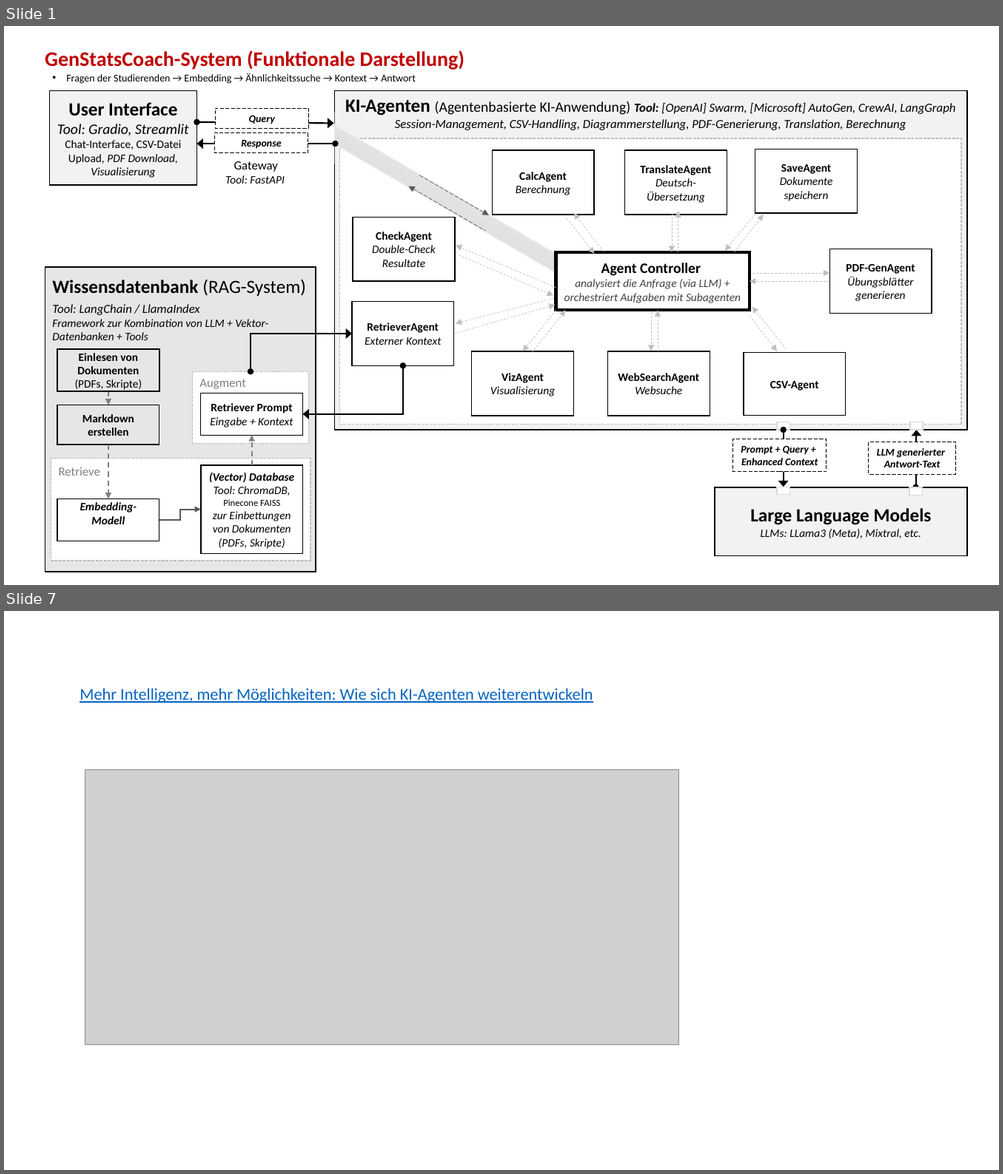
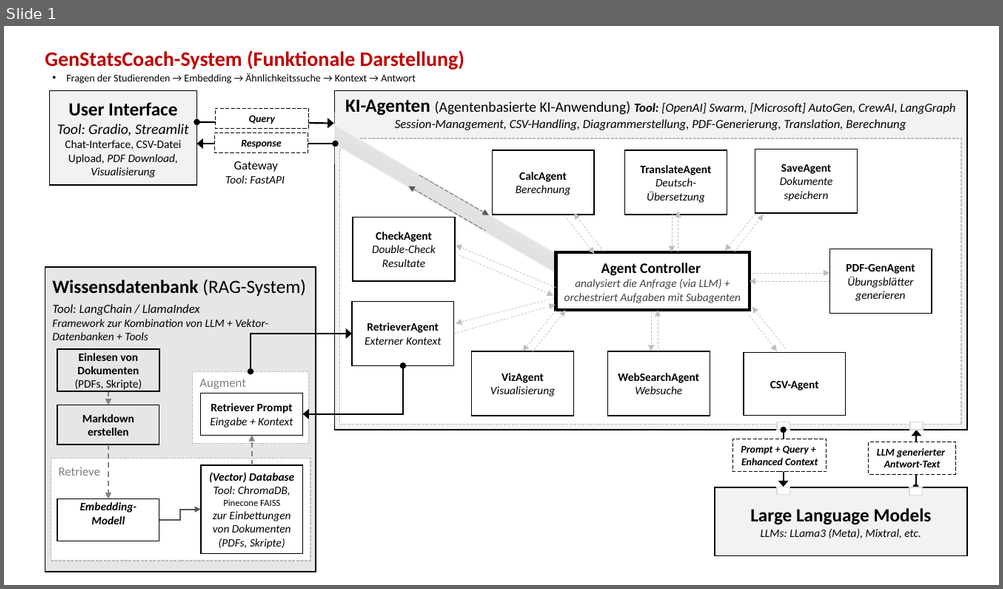
Before and after one commit to paedeweber/test, a slide deck: test.pptx. Shown one above the other, each under a label of ours: slides 1 and 7 before the commit, slide 1 after it; the slides between them are not shown. The pictures are 1003x1174 and 1003x589 pixels, drawn with LibreOffice and Linux fonts; fonts in the diff are those of the drawing; grey boxes stand for pictures. Boxes give left, top, right and bottom in pixels: in the first picture for what was removed or moved away, otherwise in the second. Text is boxed around its words. In the diff, an @@ line names an element or a change of style, - is before the commit and + after.

```diff
--- a/test.pptx
+++ b/test.pptx
@@ slide 7 removed at [4, 611, 999, 1170], background #FFFFFF @@
@@ title removed at [79, 688, 593, 703] @@
-Mehr Intelligenz, mehr Möglichkeiten: Wie sich KI-Agenten weiterentwickeln
@@ picture removed at [85, 770, 678, 1045] @@
```
Also in this commit, not shown: 6 other slides removed.
